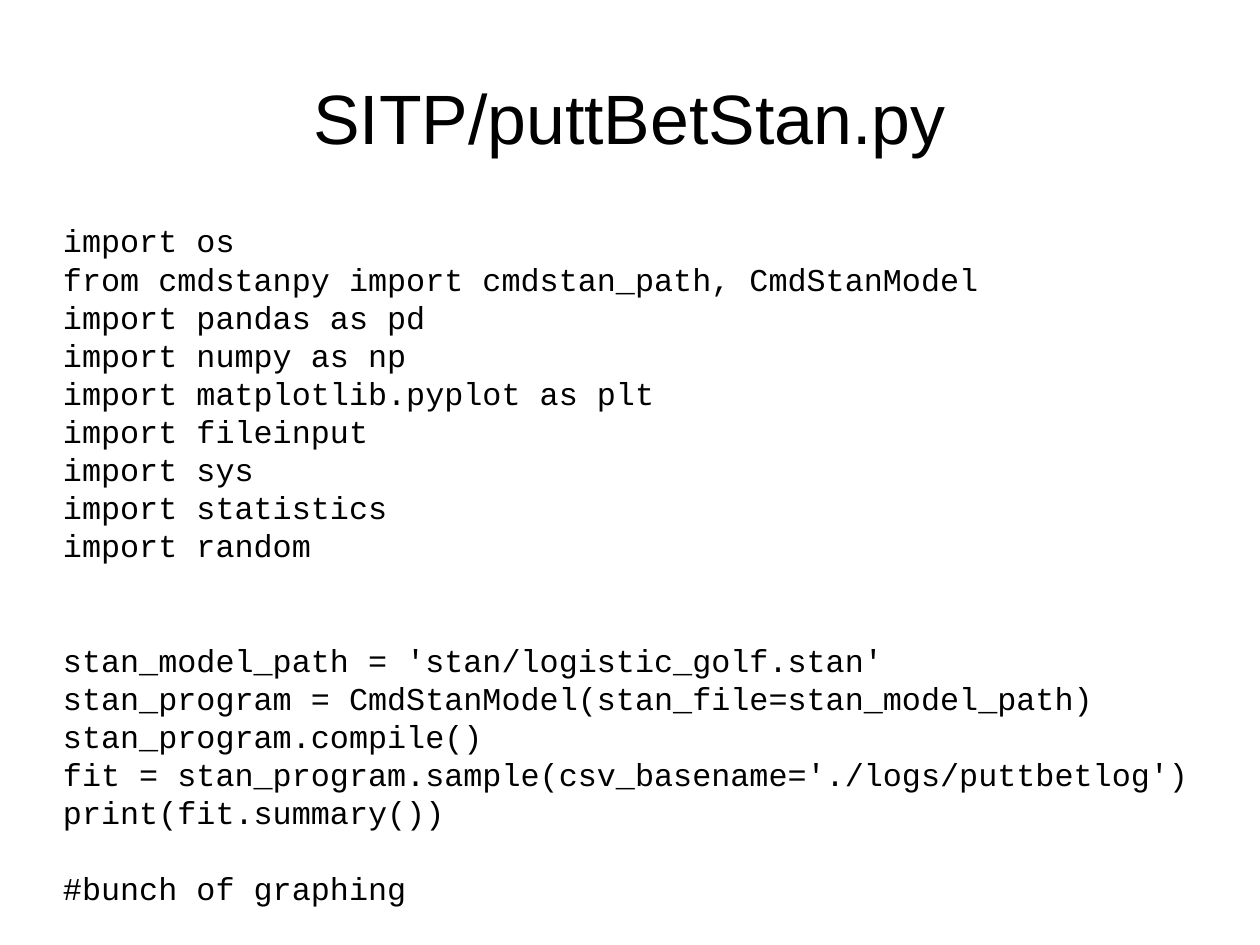
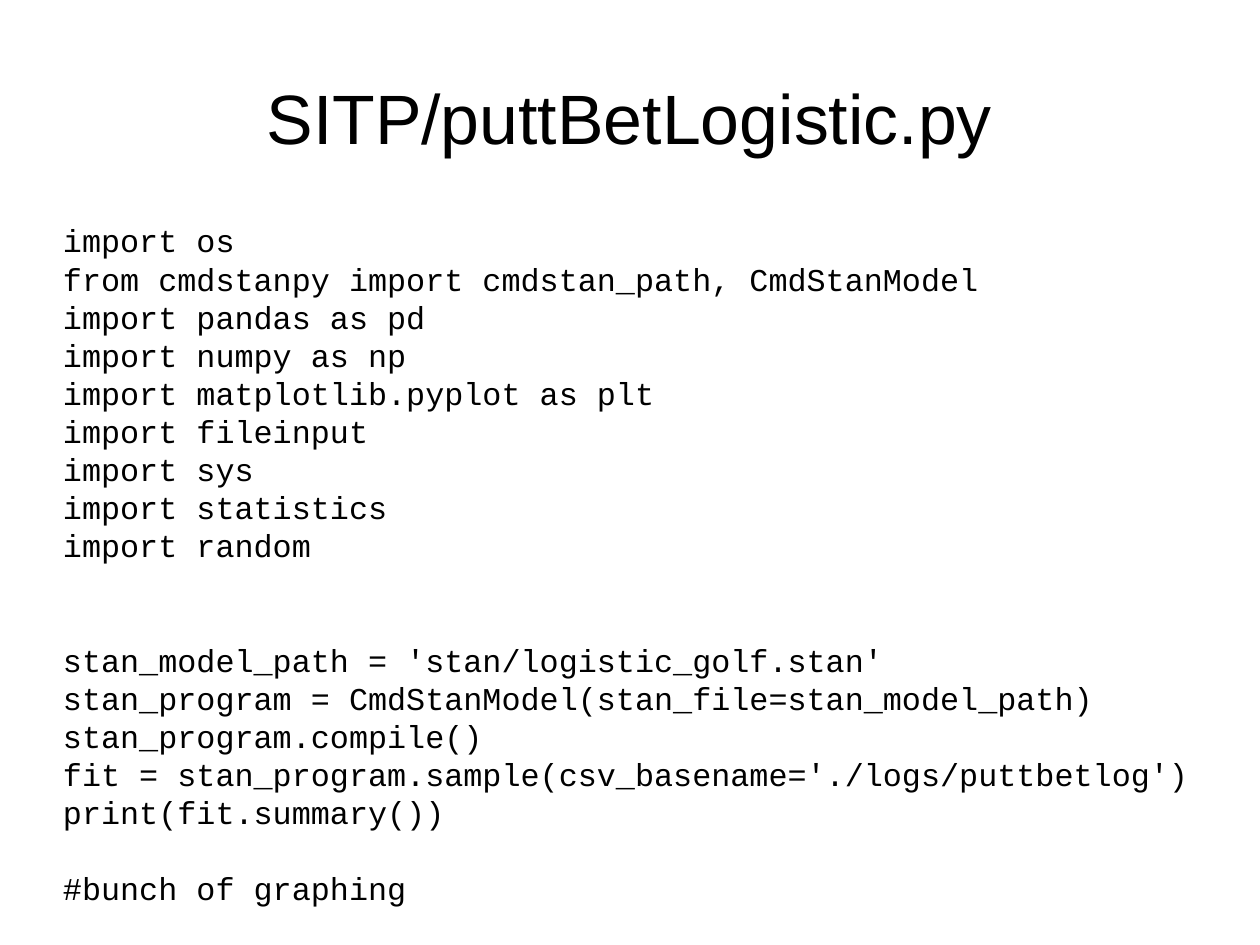
Before and after one commit to breckbaldwin/StanIsThePlan, a slide deck: slide 9 of talks/burlingtonMeetup2019/BurlingtonMeetup.odp. Drawn at 1260x945 pixels with LibreOffice and Linux fonts; fonts in the diff are those of the drawing. Boxes give left, top, right and bottom in pixels: in the first picture for what was removed or moved away, otherwise in the second. Text is boxed around its words. In the diff, an @@ line names an element or a change of style, - is before the commit and + after.

```diff
--- a/talks/burlingtonMeetup2019/BurlingtonMeetup.odp
+++ b/talks/burlingtonMeetup2019/BurlingtonMeetup.odp
@@ title at box(267, 93, 992, 157): text changed @@
-SITP/puttBetStan.py
+SITP/puttBetLogistic.py
```
Also in this commit, not shown: 5 other slides changed, 1 slide added, 27 slides removed, 4 other files.
